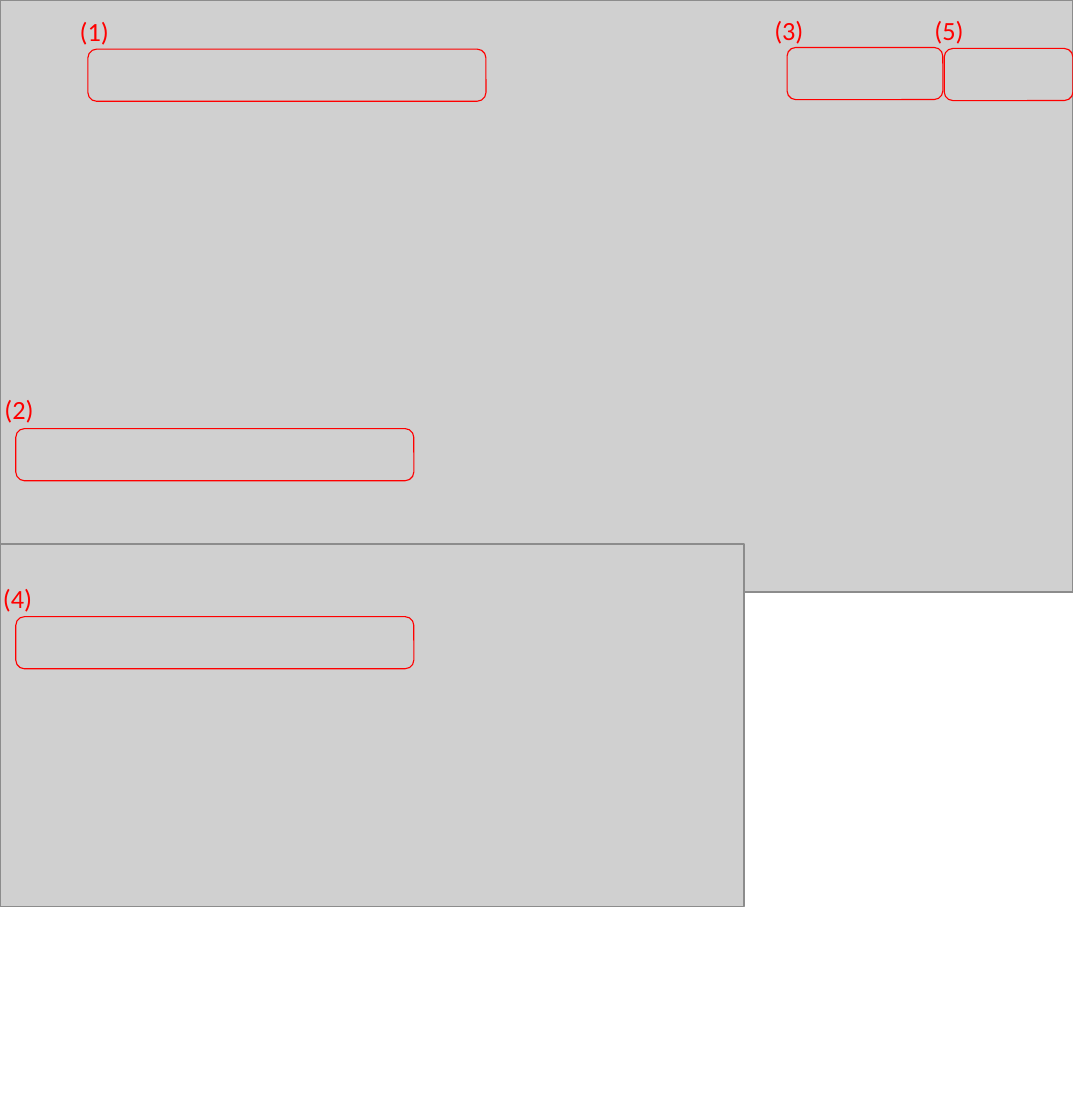
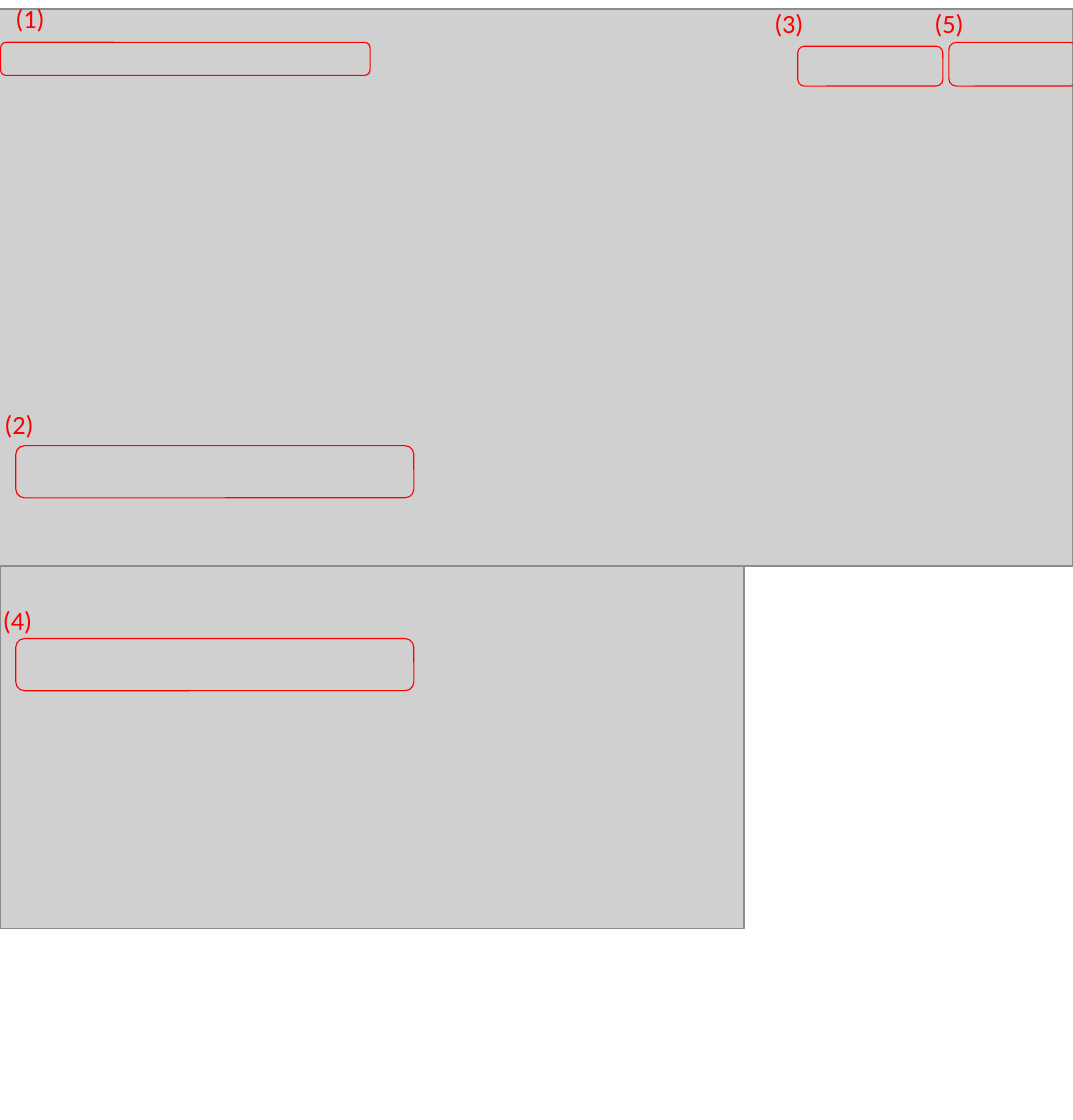
Before and after one commit to metaOmic/tutorial, a slide deck: slide 1 of figure/preprocessing/Figure12.pptx. Drawn at 1073x1120 pixels with LibreOffice and Linux fonts; fonts in the diff are those of the drawing; grey boxes stand for pictures. Boxes give left, top, right and bottom in pixels: in the first picture for what was removed or moved away, otherwise in the second. Text is boxed around its words. In the diff, an @@ line names an element or a change of style, - is before the commit and + after.

```diff
--- a/figure/preprocessing/Figure12.pptx
+++ b/figure/preprocessing/Figure12.pptx
@@ picture resized from (x1=0, y1=0, x2=1073, y2=592) to (x1=0, y1=9, x2=1073, y2=566) @@
@@ text "(1)" moved from (x1=80, y1=22, x2=109, y2=45) to (x1=15, y1=7, x2=44, y2=32) @@
@@ text "(3)" moved from (x1=774, y1=21, x2=803, y2=44) to (x1=774, y1=14, x2=803, y2=37) @@
@@ text "(5)" moved from (x1=934, y1=21, x2=963, y2=44) to (x1=934, y1=14, x2=963, y2=37) @@
@@ rounded rectangle resized from (x1=88, y1=49, x2=486, y2=101) to (x1=0, y1=43, x2=369, y2=76) @@
@@ rounded rectangle resized from (x1=787, y1=47, x2=944, y2=99) to (x1=798, y1=46, x2=944, y2=85) @@
@@ rounded rectangle resized from (x1=944, y1=49, x2=1073, y2=101) to (x1=948, y1=43, x2=1073, y2=87) @@
@@ text "(2)" moved from (x1=4, y1=400, x2=33, y2=423) to (x1=4, y1=415, x2=33, y2=438) @@
@@ 2 rounded rectangles, 1 picture, 1 text moved together from (x1=0, y1=429, x2=743, y2=907) to (x1=0, y1=447, x2=743, y2=929) @@
```
Also in this commit, not shown: 25 other files.
